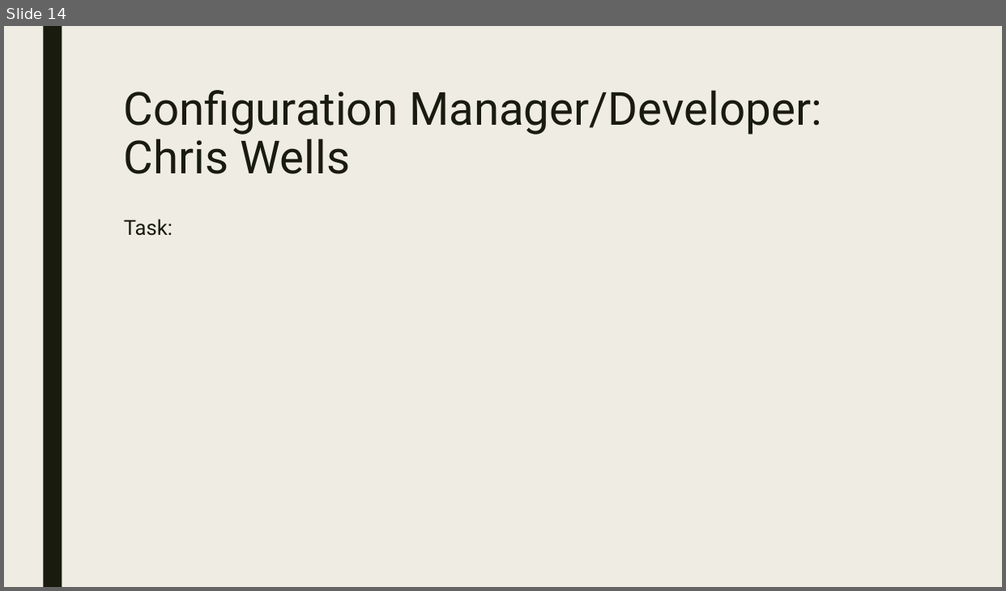
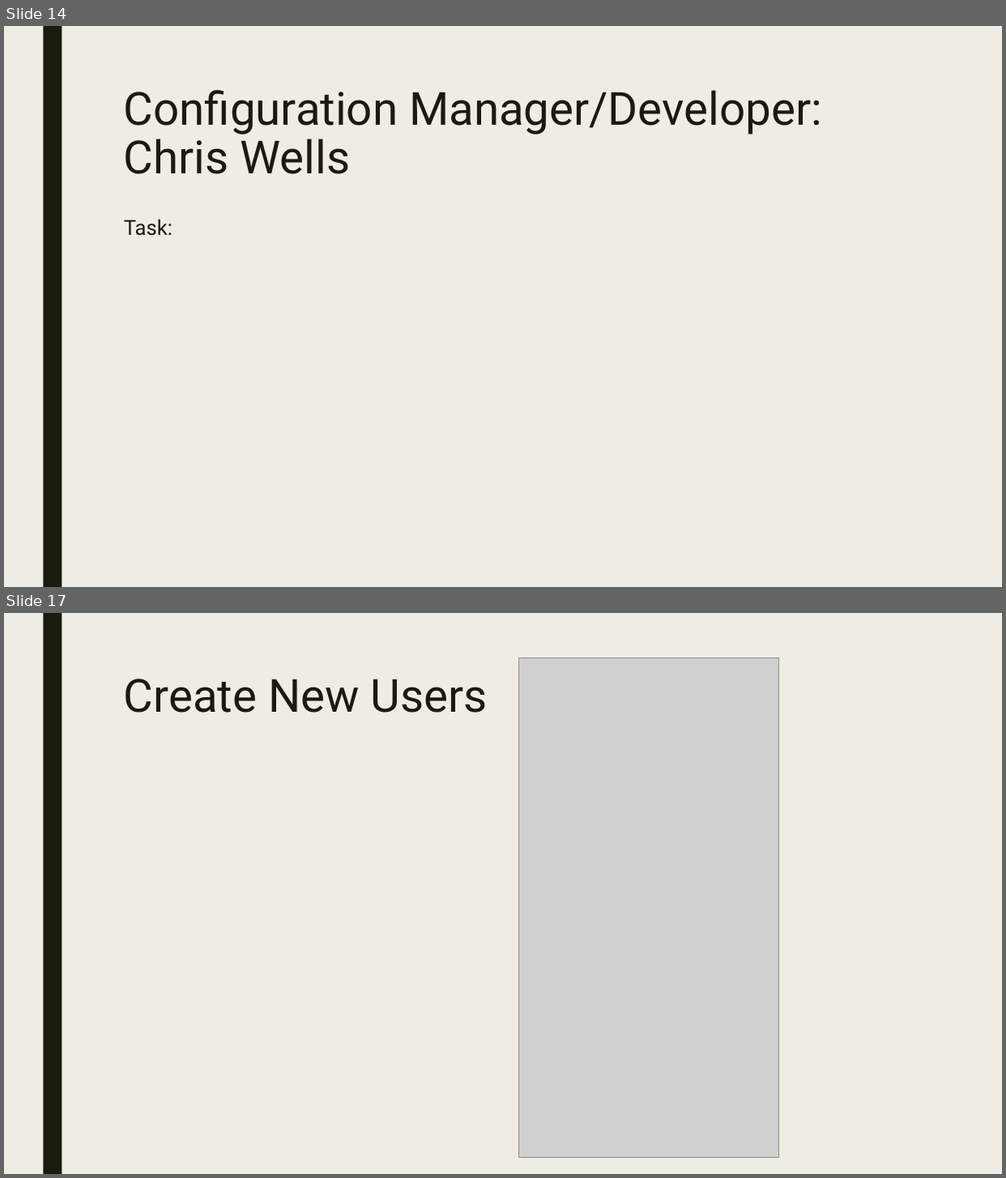
Before and after one commit to Jake25k/CSC439, a slide deck: PowerPoint Slides/csc439_sprint3_final.pptx. Shown one above the other, each under a label of ours: slide 14 before the commit, slides 14 and 17 after it; the slides between them are not shown. The pictures are 1006x591 and 1006x1178 pixels, drawn with LibreOffice and Linux fonts; fonts in the diff are those of the drawing; grey boxes stand for pictures. Boxes give left, top, right and bottom in pixels: in the first picture for what was removed or moved away, otherwise in the second. Text is boxed around its words. In the diff, an @@ line names an element or a change of style, - is before the commit and + after.

```diff
--- a/PowerPoint Slides/csc439_sprint3_final.pptx
+++ b/PowerPoint Slides/csc439_sprint3_final.pptx
@@ slide 17 added at [4,613,1002,1174], background #EFEDE3; not listed: 1 template element that a slide beside it also shows @@
@@ picture added at [518,658,779,1157] @@
@@ title added at [124,679,488,713], 44 pt, text #191B0E @@
+Create New Users
```
Also in this commit, not shown: 1 slide changed, 1 other slide added.
